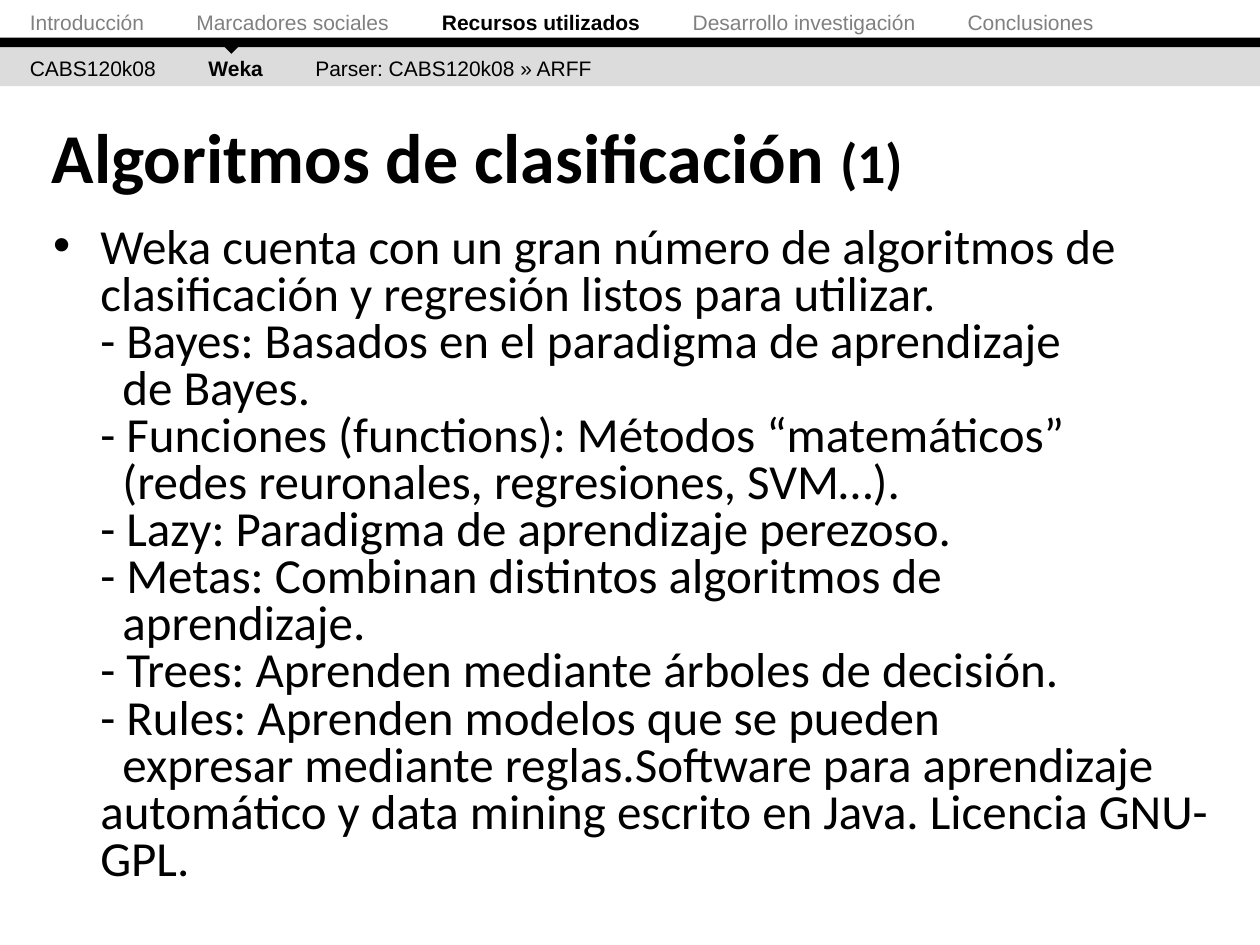
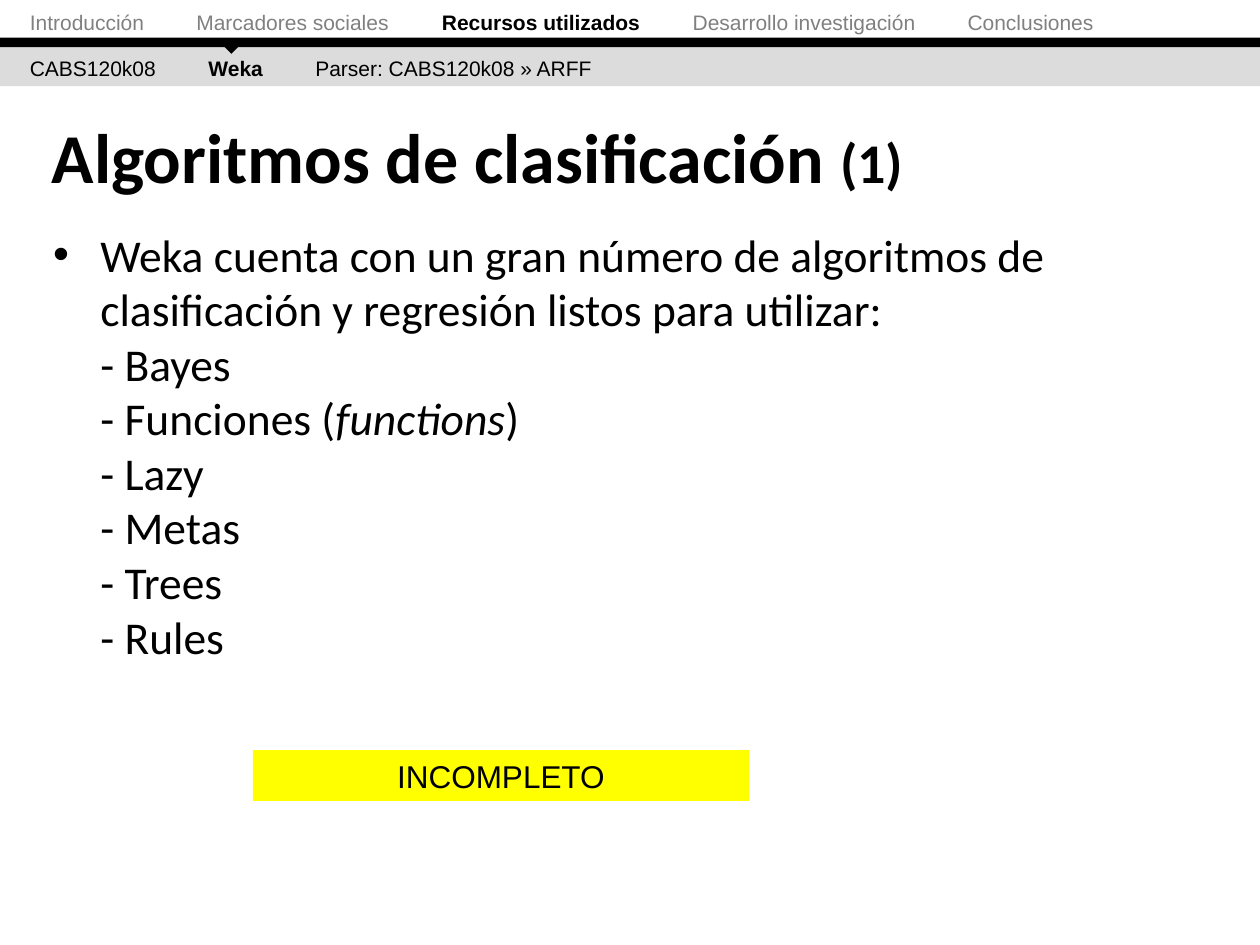
Before and after one commit to ak907kenai/nicotournetesis, a slide deck: slide 27 of docs_trunk/Nicolás Tourné - Presentación Tesis (v2).ppt (slide 30 before the commit). Drawn at 1260x945 pixels with LibreOffice and Linux fonts; fonts in the diff are those of the drawing. Boxes give left, top, right and bottom in pixels: in the first picture for what was removed or moved away, otherwise in the second. Text is boxed around its words. In the diff, an @@ line names an element or a change of style, - is before the commit and + after.

```diff
--- a/docs_trunk/Nicolás Tourné - Presentación Tesis (v2).ppt
+++ b/docs_trunk/Nicolás Tourné - Presentación Tesis (v2).ppt
@@ text at (x1=100, y1=240, x2=1043, y2=655): text changed; size 28 to 26 pt @@
-• Weka cuenta con un gran número de algoritmos de clasificación y regresión listos para utilizar.
-  - Bayes: Basados en el paradigma de aprendizaje
-  de Bayes.
-  - Funciones (functions): Métodos “matemáticos”
-  (redes reuronales, regresiones, SVM…).
-  - Lazy: Paradigma de aprendizaje perezoso.
-  - Metas: Combinan distintos algoritmos de
-  aprendizaje.
-  - Trees: Aprenden mediante árboles de decisión.
-  - Rules: Aprenden modelos que se pueden
-  expresar mediante reglas.Software para aprendizaje automático y data mining escrito en Java. Licencia GNU-GPL.
+• Weka cuenta con un gran número de algoritmos de clasificación y regresión listos para utilizar:
+  - Bayes
+  - Funciones (functions)
+  - Lazy
+  - Metas
+  - Trees
+  - Rules
@@ rectangle added at (x1=253, y1=750, x2=750, y2=800), fill #FFFF00, 18 pt, text #000000 @@
+INCOMPLETO
```
Also in this commit, not shown: 19 other slides changed, 3 slides removed.
